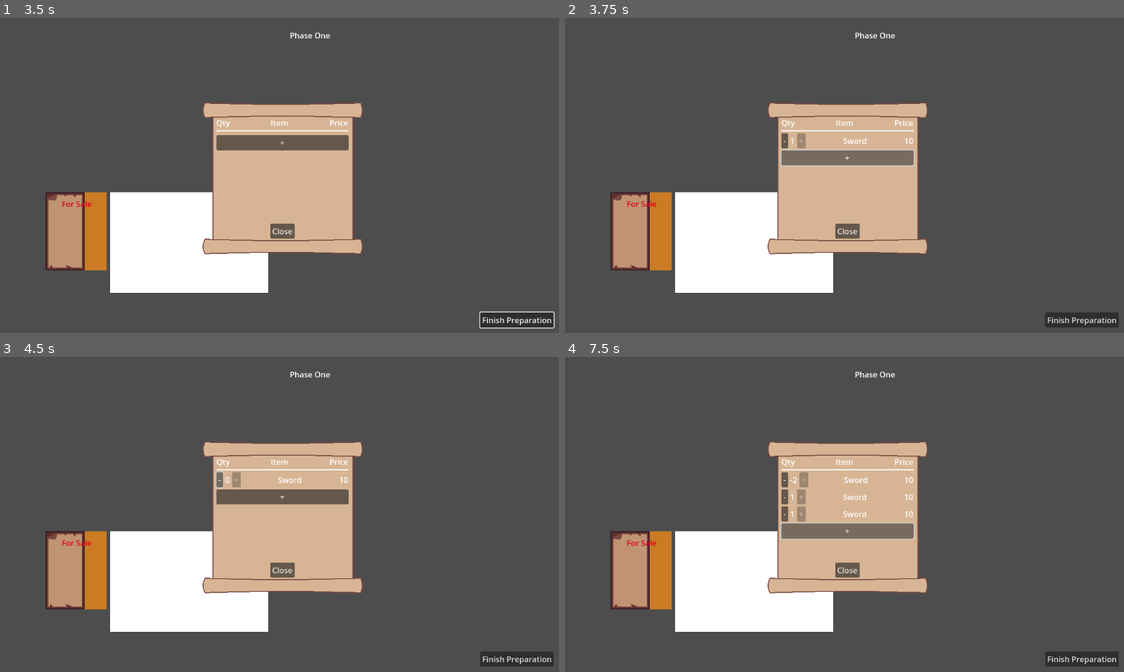
Above: before the commit, frames 1-4 (two rows, left to right).
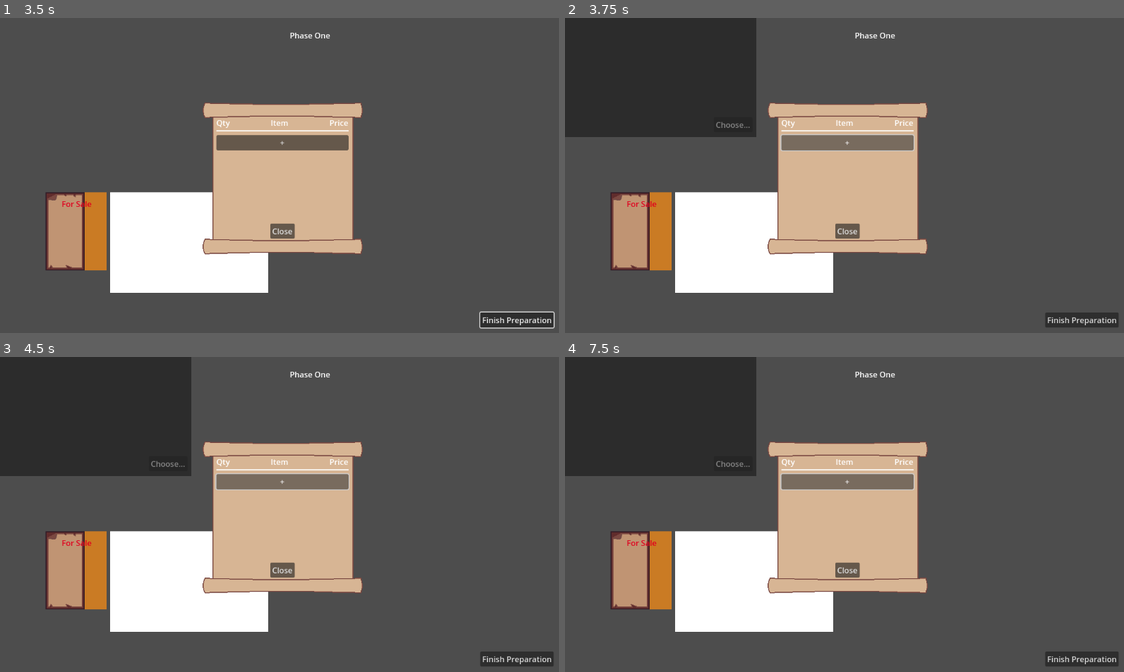
Above: after the commit, the same moments.

Repository: Missingreference/LDJam-58-Game
Game: Godot game, scene res://scenes/game.tscn
Same seed, same stepped clock (60 frames per second), same inputs: the game is played once before the commit and once after it.
Inputs (mouse positions are in pixels of both pictures, inside the frame that each line leads up to):
- Up to frame 1 (3.5 s): click "Finish Preparation" at 0.5 s; click "Finish Preparation" at 1.25 s; click "Finish Preparation" at 2 s; tap Enter at 2.75 s; move the mouse to (78, 232) at 2.77 s; click (78, 232) at 2.92 s
- Up to frame 2 (3.75 s): click "+" at 3.5 s
- Up to frame 3 (4.5 s): click (218, 479) at 4.25 s, where only the run before the commit has a clickable "-"
- Up to frame 4 (7.5 s): click (783, 479) at 5 s, where only the run before the commit has a clickable "-"; click "+" at 5.75 s; click (783, 479) at 6.5 s, where only the run before the commit has a clickable "-"; click "+" at 7.25 s

Frame 1 is identical in both runs. In frame 2, 15% of the frame differs, in the area x 0-63%, y 0-48%; in frame 3, 15%; in frame 4, 16%, in the area x 0-63%, y 0-58%.
Error before the commit: Assertion failed: Inconsistent item quantity between inventory and shop menu (1) (res://scripts/shop_menu_edit.gd:57)

Commit message:
Integrate InventoryUI with ShopMenuEdit

Diff:
--- a/scripts/shop_menu_edit.gd
+++ b/scripts/shop_menu_edit.gd
@@ -2,6 +2,7 @@
 
 signal closed
 
+const inventory_ui_scene = preload("res://scenes/inventory_ui.tscn")
 const shop_menu_edit_item = preload("res://scenes/shop_menu_edit_item.tscn")
 
 @onready var _edit_item_list = $Sprite2D/MarginContainer/VBoxContainer/VBoxContainer
@@ -24,10 +25,29 @@
 
 
 func _on_plus_button_pressed():
-    # TODO: fetch item from warehouse
-    var item = Item.Create("Sword")
-    self.game_data.inventory.RemoveItem(item)
+    # Disable UI controls
+    self._plus_button.pressed.disconnect(self._on_plus_button_pressed)
+
+    # Fetch item from warehouse inventory
+    var inventory_ui: InventoryUI = self.inventory_ui_scene.instantiate()
+    self.add_child(inventory_ui)
+    inventory_ui.SetMode(InventoryUI.Mode.Picker)
+    inventory_ui.SetTargetInventory(self.game_data.inventory)
+    inventory_ui.itemChosen.connect(self._inventory_item_chosen.bind(inventory_ui))
+    inventory_ui.exited.connect(func(): self.remove_child(inventory_ui))
+
+
+func _inventory_item_chosen(item: Item, inventory_ui):
+    self.remove_child(inventory_ui)
+    var success = self.game_data.inventory.RemoveItem(item)
+    assert(success, "Tried to remove item that didn't exist!")
+    self.game_data.shop_items.AddItem(item)
+
+    # TODO check if we actually need to make a new edit item
     self._add_edit_item_node(item, 1)
+
+    # Restore UI controls
+    self._plus_button.pressed.connect(self._on_plus_button_pressed)
 
 
 func _add_edit_item_node(item: Item, quantity: int):
